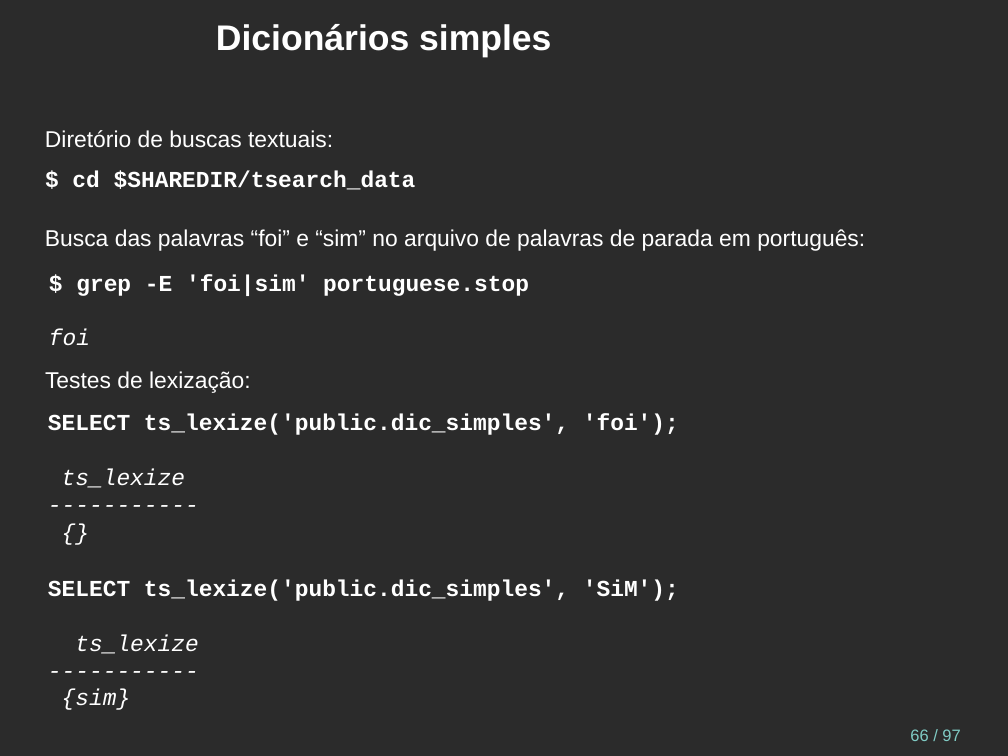
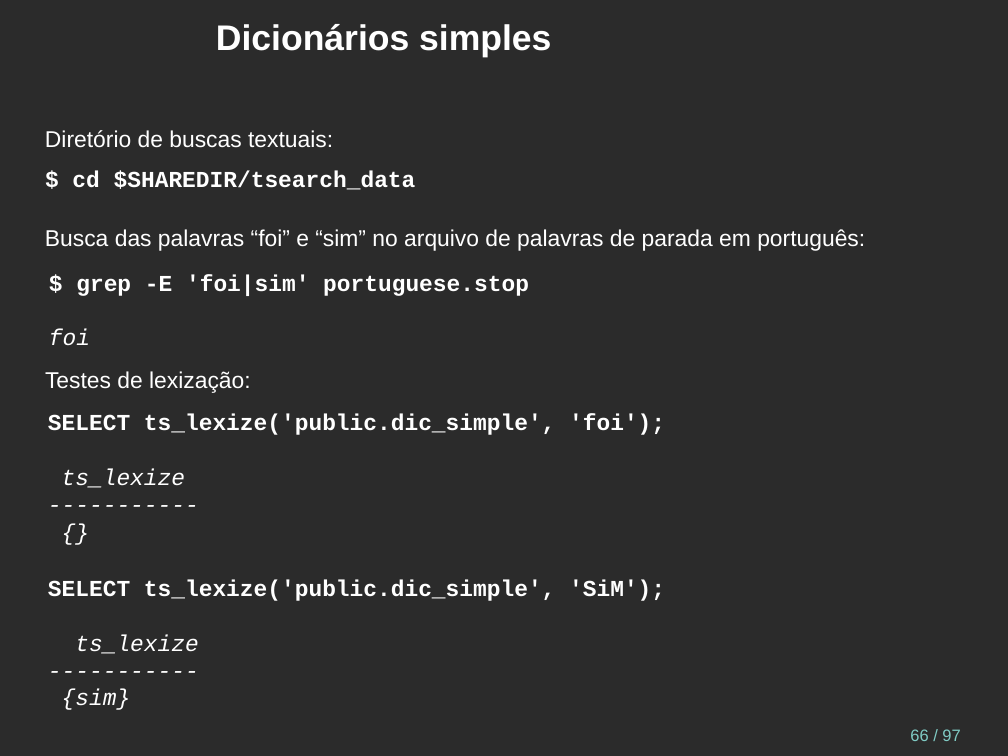
Before and after one commit to juliano777/db_fts, a slide deck: slide 66 of fts_pt-br.odp. Drawn at 1008x756 pixels with LibreOffice and Linux fonts; fonts in the diff are those of the drawing; background and template pictures are left out; a plain dark background stands for a picture behind light text. Boxes give left, top, right and bottom in pixels: in the first picture for what was removed or moved away, otherwise in the second. Text is boxed around its words. In the diff, an @@ line names an element or a change of style, - is before the commit and + after.

```diff
--- a/fts_pt-br.odp
+++ b/fts_pt-br.odp
@@ text at (48, 414, 665, 435): text changed @@
-SELECT ts_lexize('public.dic_simples', 'foi');
+SELECT ts_lexize('public.dic_simple', 'foi');
@@ text at (48, 579, 665, 601): text changed @@
-SELECT ts_lexize('public.dic_simples', 'SiM');
+SELECT ts_lexize('public.dic_simple', 'SiM');
```
Also in this commit, not shown: 13 other slides changed, 6 other files.
